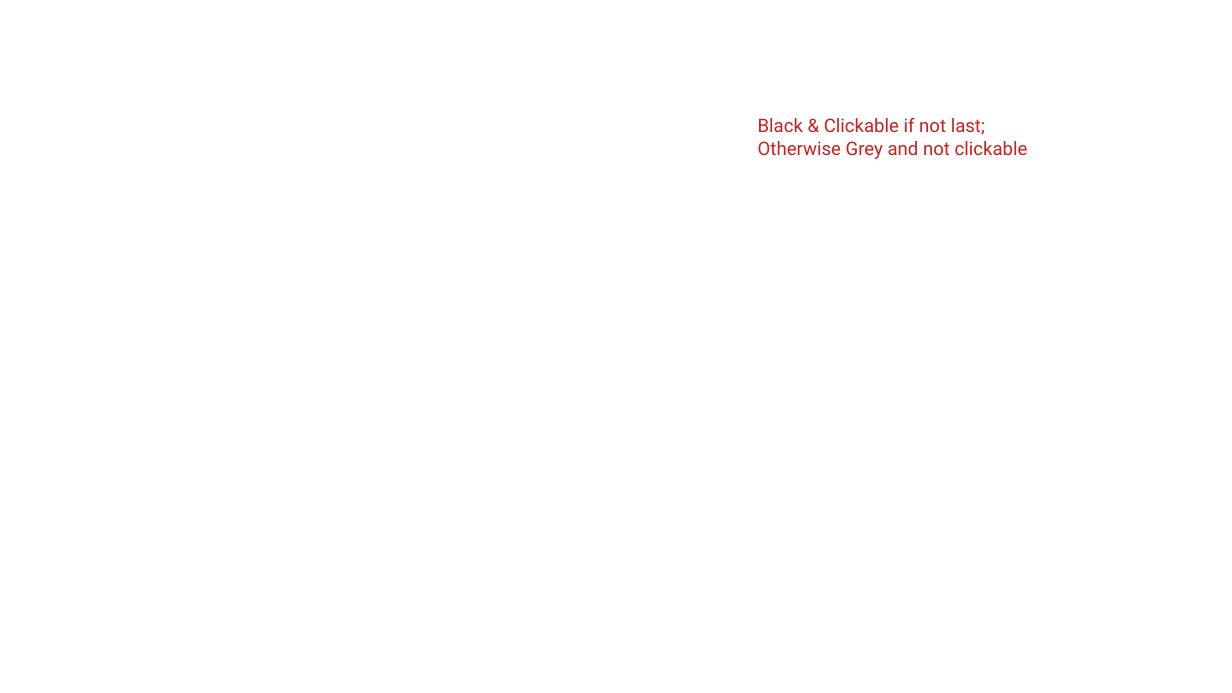
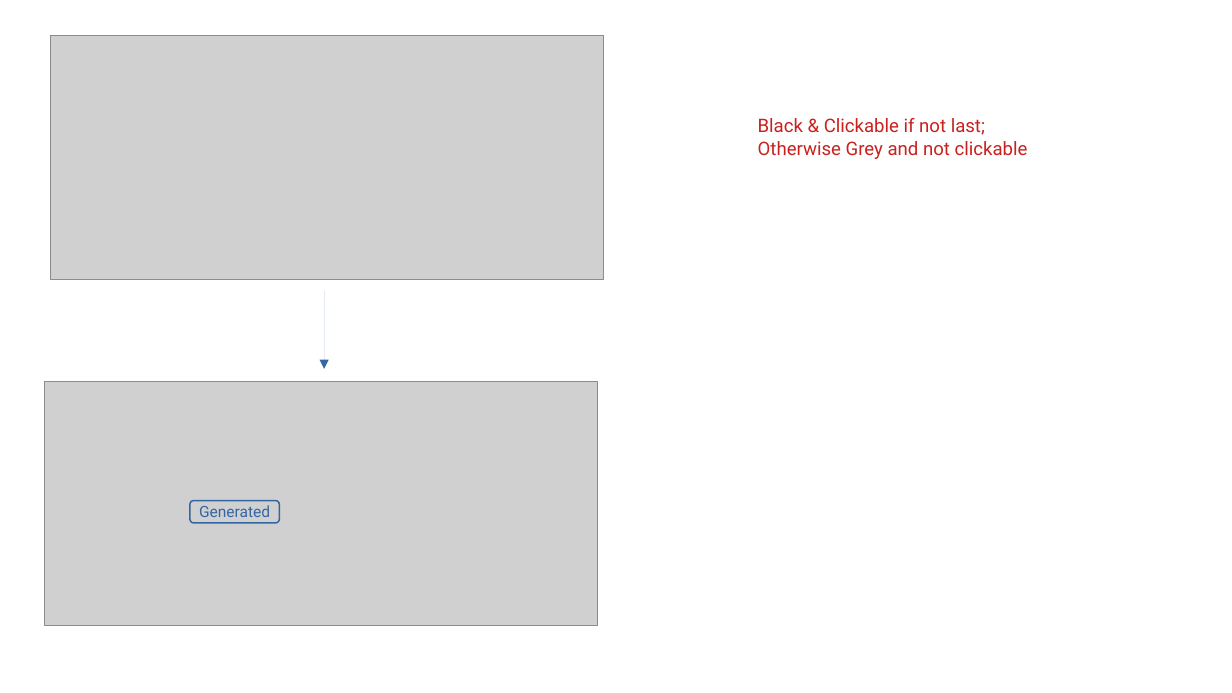
Before and after one commit to LKH10/Resudemo1, a slide deck: slide 5 of design/Generate.odp. Drawn at 1232x693 pixels with LibreOffice and Linux fonts; fonts in the diff are those of the drawing; grey boxes stand for pictures. Boxes give left, top, right and bottom in pixels: in the first picture for what was removed or moved away, otherwise in the second. Text is boxed around its words. In the diff, an @@ line names an element or a change of style, - is before the commit and + after.

```diff
--- a/design/Generate.odp
+++ b/design/Generate.odp
@@ picture added at [50,36,604,279] @@
@@ arrow added from (324, 291) to (324, 369), #3465A4 0 pt @@
@@ picture added at [45,382,598,626] @@
@@ rounded rectangle added at [190,501,279,523], outline #3465A4 0.99 pt, 10 pt, text #3465A4 @@
+Generated
```
Also in this commit, not shown: 4 other slides changed, 1 slide added, 5 other files.
